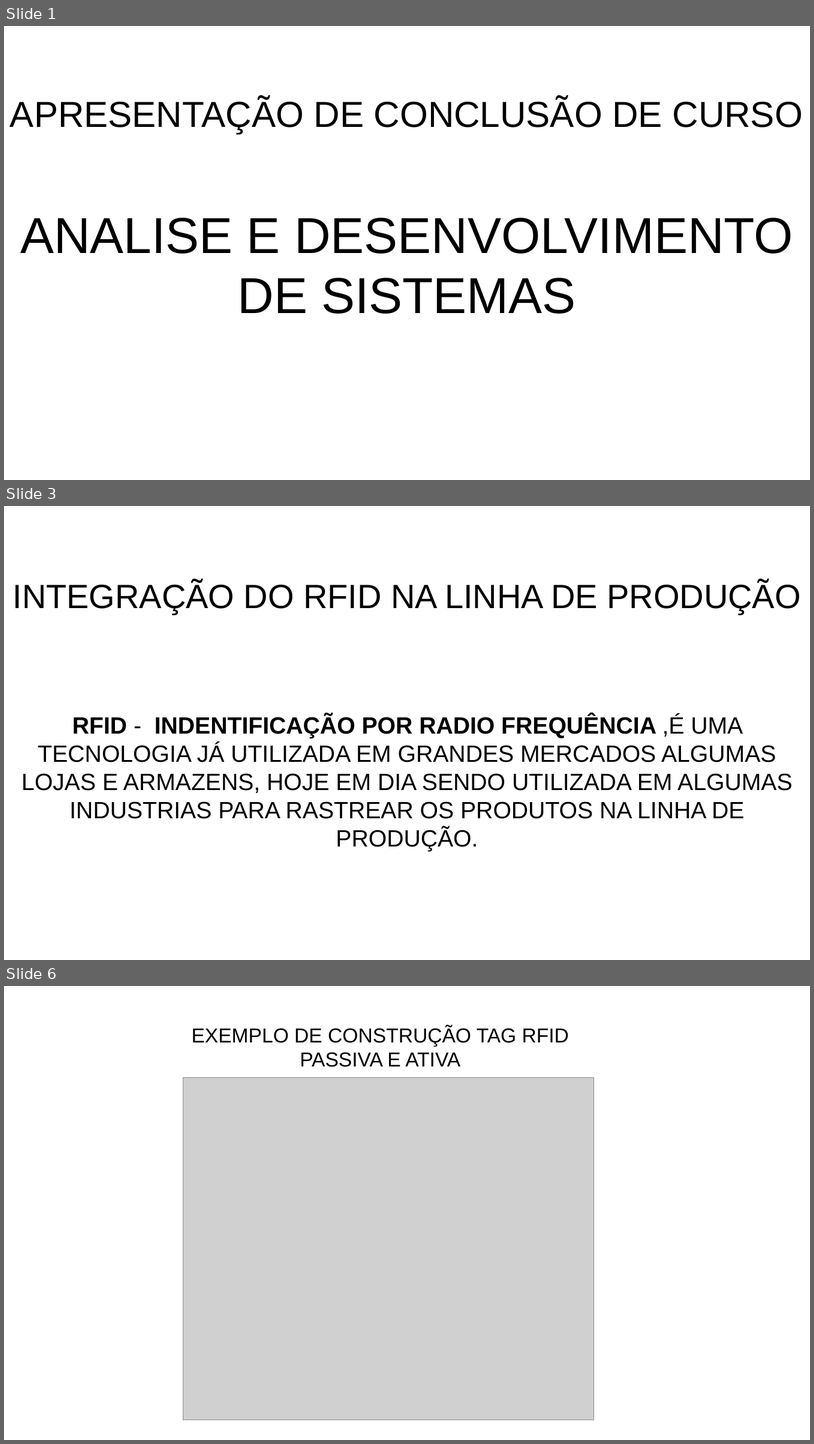
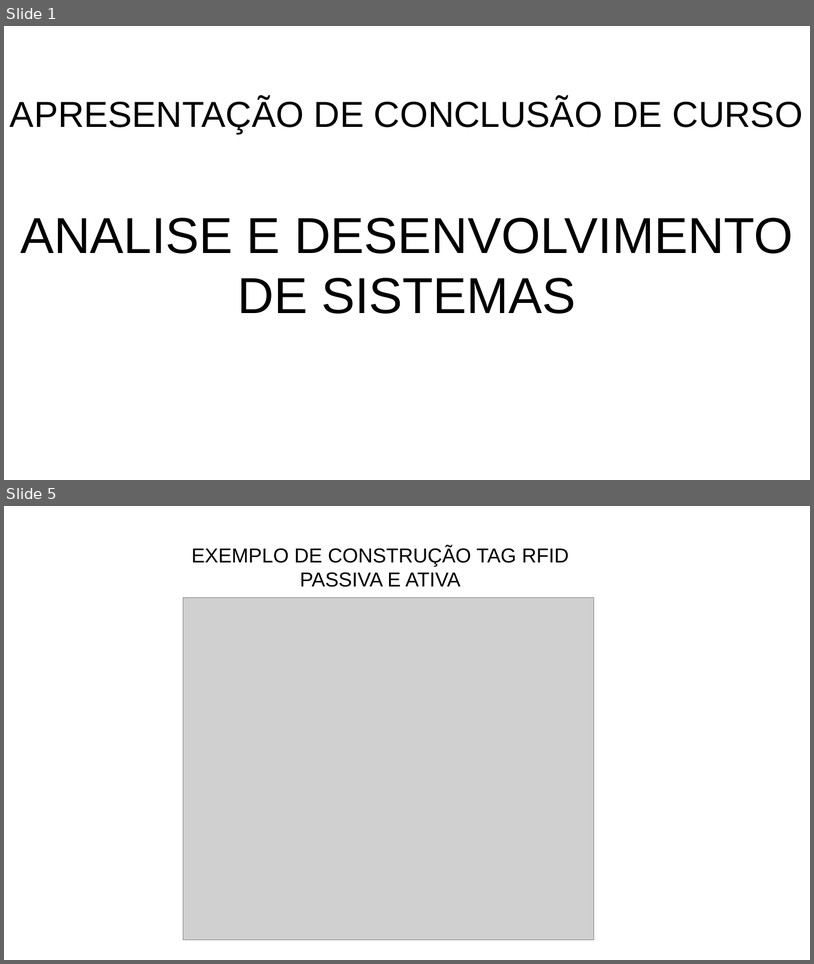
Before and after one commit to schotka/Prointer-V, a slide deck: 01-12-2020/Apresentação-faculdade - felipe schotka.pptx. Shown one above the other, each under a label of ours: slides 1, 3 and 6 before the commit, slides 1 and 5 after it; the slides between them are not shown. The pictures are 814x1444 and 814x964 pixels, drawn with LibreOffice and Linux fonts; fonts in the diff are those of the drawing; grey boxes stand for pictures; background and template pictures are left out. Boxes give left, top, right and bottom in pixels: in the first picture for what was removed or moved away, otherwise in the second. Text is boxed around its words. In the diff, an @@ line names an element or a change of style, - is before the commit and + after.

```diff
--- a/01-12-2020/Apresentação-faculdade - felipe schotka.pptx
+++ b/01-12-2020/Apresentação-faculdade - felipe schotka.pptx
@@ slide 3 removed at (4, 506, 810, 960), background picture (left out) @@
@@ text removed at (13, 582, 801, 614) @@
-INTEGRAÇÃO DO RFID NA LINHA DE PRODUÇÃO
@@ text removed at (21, 715, 792, 851) @@
-RFID - INDENTIFICAÇÃO POR RADIO FREQUÊNCIA ,É UMA TECNOLOGIA JÁ UTILIZADA EM GRANDES MERCADOS ALGUMAS LOJAS E ARMAZENS, HOJE EM DIA SENDO UTILIZADA EM ALGUMAS INDUSTRIAS PARA RASTREAR OS PRODUTOS NA LINHA DE PRODUÇÃO.
@@ what was slide 6 is now slide 5 @@
```
Also in this commit, not shown: 6 slides changed, 3 slides added, 3 other slides removed, 3 other files.
